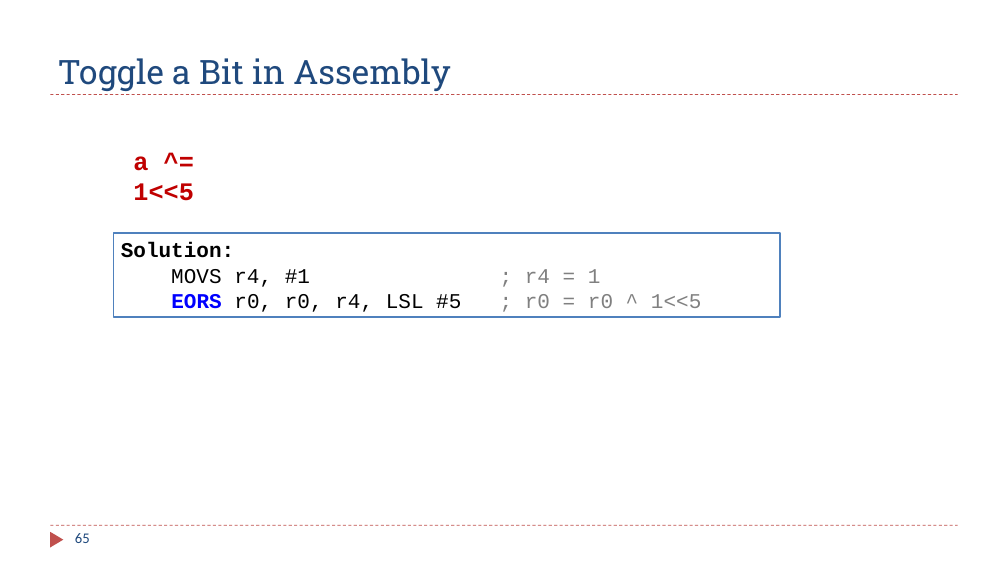
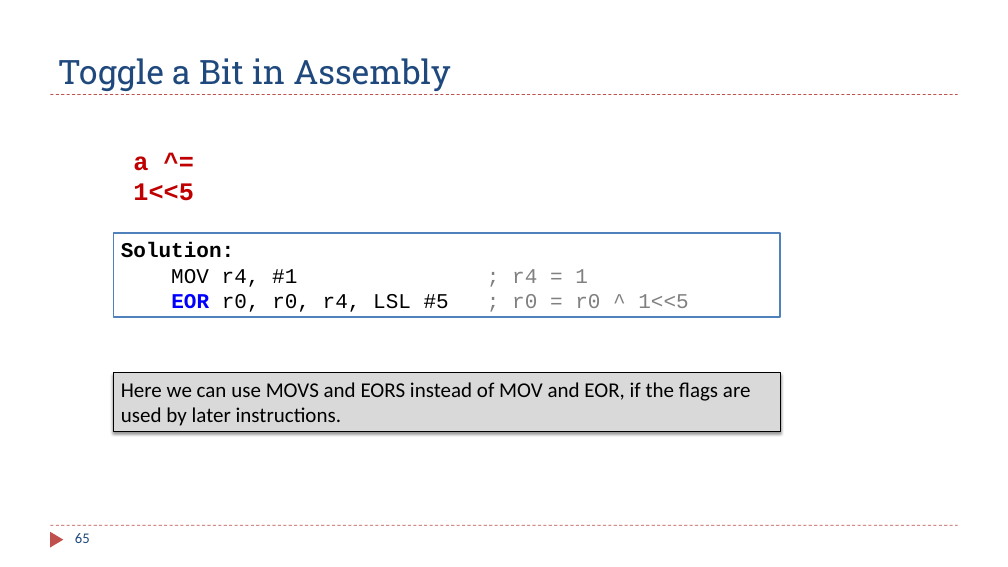
Before and after one commit to guhofstra/CSC111Fa25, a slide deck: slide 65 of PPTs/Ch4_ARM_Arithmetic_Logic.pptx. Drawn at 1008x567 pixels with LibreOffice and Linux fonts; fonts in the diff are those of the drawing. Boxes give left, top, right and bottom in pixels: in the first picture for what was removed or moved away, otherwise in the second. Text is boxed around its words. In the diff, an @@ line names an element or a change of style, - is before the commit and + after.

```diff
--- a/PPTs/Ch4_ARM_Arithmetic_Logic.pptx
+++ b/PPTs/Ch4_ARM_Arithmetic_Logic.pptx
@@ text in rectangle at (171,269,688,312): text changed @@
-MOVS r4, #1 ; r4 = 1
-EORS r0, r0, r4, LSL #5 ; r0 = r0 ^ 1<<5
+MOV r4, #1 ; r4 = 1
+EOR r0, r0, r4, LSL #5 ; r0 = r0 ^ 1<<5
@@ rectangle added at (113,373,780,431), fill #D9D9D9, outline #000000 0.75 pt, 20 pt, text #000000 @@
+Here we can use MOVS and EORS instead of MOV and EOR, if the flags are used by later instructions.
```
Also in this commit, not shown: 3 other slides changed, 3 other files.
